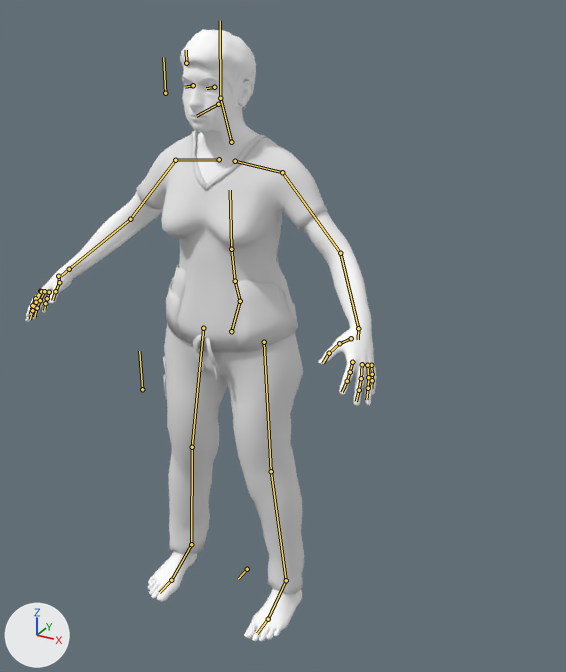
A saved change to the Blender file blend/woman/w2/w2_A.blend.
Both versions are drawn from a 50 mm camera at (1.3, -2.04, 2.06) aimed at (0.06, 0.22, 0.93). The axes (+X, +Y, +Z) are drawn at lower left. The lights are the same throughout. The bones that bend it are drawn over the model as lines.

Objects in the first picture: 'W2:Eyebrow002', 'W2:Female_generic', 'W2:Harvey_fscrubbottoms2', 'W2:Harvey_fscrubtop2', 'W2:High-poly', 'W2:Short02'.
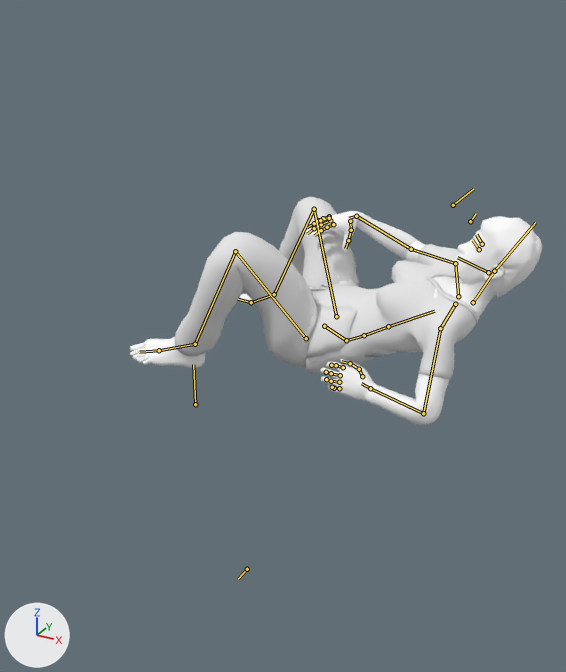
The newer file adds an action. The first version stands in its rest pose; the second is drawn at frame 77 of the action '0040_sit_with_help'.

Pixel boxes (x1, y1, x2, y2) of what changed, in the pictures (566 x 672 px):
'W2:Harvey_fscrubtop2', posed (10% narrower, 39% shorter): before (136, 131, 328, 353); after (306, 244, 479, 380)
'W2:Harvey_fscrubbottoms2', posed: before (163, 323, 304, 594); after (175, 197, 359, 368)
'W2:Female_generic', posed: before (25, 64, 376, 642); after (130, 211, 504, 425)
'W2:Short02', posed (16% narrower): before (180, 29, 256, 111); after (478, 216, 542, 297)
'W2:Eyebrow002', posed: before (182, 75, 223, 83); after (474, 236, 480, 247)
'W2:High-poly', posed (not visible afterwards): before (185, 84, 215, 90)
bone 'pelvis', root to tip: before (231, 331) to (240, 301); after (324, 326) to (346, 340)
bone 'spine_02', root to tip: before (235, 281) to (231, 249); after (364, 335) to (388, 326)
bone 'spine_03', root to tip: before (231, 249) to (230, 190); after (388, 326) to (434, 311)
bone 'upperarm_l', root to tip: before (282, 172) to (340, 253); after (440, 328) to (423, 413)
bone 'index_01_l', root to tip: before (352, 362) to (350, 372); after (343, 367) to (336, 365)
bone 'index_02_l', root to tip: before (350, 372) to (347, 381); after (336, 365) to (331, 365)
bone 'index_03_l', root to tip: before (347, 381) to (342, 392); after (331, 365) to (330, 366)
bone 'middle_01_l', root to tip: before (362, 364) to (361, 378); after (340, 375) to (331, 373)
bone 'middle_02_l', root to tip: before (361, 378) to (359, 390); after (331, 373) to (326, 372)
bone 'middle_03_l', root to tip: before (359, 390) to (356, 401); after (326, 372) to (324, 372)
bone 'pinky_01_l', root to tip: before (371, 365) to (372, 374); after (339, 388) to (334, 388)
bone 'pinky_02_l', root to tip: before (372, 374) to (372, 380); after (334, 388) to (332, 387)
bone 'pinky_03_l', root to tip: before (372, 380) to (371, 388); after (332, 387) to (330, 386)
bone 'ring_01_l', root to tip: before (367, 365) to (368, 377); after (339, 382) to (331, 381)
bone 'ring_02_l', root to tip: before (368, 377) to (368, 388); after (331, 381) to (326, 379)
bone 'ring_03_l', root to tip: before (368, 388) to (366, 399); after (326, 379) to (324, 379)
bone 'thumb_01_l', root to tip: before (351, 338) to (339, 343); after (362, 376) to (359, 369)
bone 'thumb_02_l', root to tip: before (339, 343) to (329, 353); after (359, 369) to (350, 363)
bone 'clavicle_r', root to tip: before (219, 159) to (175, 160); after (458, 296) to (455, 263)
bone 'upperarm_r', root to tip: before (175, 160) to (130, 219); after (455, 263) to (411, 249)
bone 'index_01_r', root to tip: before (40, 291) to (35, 298); after (333, 224) to (327, 227)
bone 'thumb_01_r', root to tip: before (58, 276) to (59, 282); after (350, 221) to (351, 230)
bone 'thumb_02_r', root to tip: before (59, 282) to (55, 291); after (351, 230) to (348, 240)
bone 'neck_01', root to tip: before (231, 142) to (220, 98); after (473, 302) to (494, 271)
bone 'head', root to tip: before (220, 98) to (220, 20); after (494, 271) to (535, 222)
bone 'foot_r', root to tip: before (191, 544) to (171, 580); after (274, 294) to (251, 302)

The edits, one by one:
Bone 'pelvis' (bone_pelvis) moves from (0.0, 0.0, 0.0) to (0.084, 0.15, -0.54).
Bone 'pelvis' (bone_pelvis) turns from (0, 0, 0) to (-17, -56, -96) degrees about its own x, y and z.
Bone 'spine_02' (bone_spine_02) turns from (0, 0, 0) to (14, 0, 2) degrees about its own x, y and z.
Bone 'spine_03' (bone_spine_03) turns from (0, 0, 0) to (5, 9, 5) degrees about its own x, y and z.
Bone 'upperarm_l' (bone_upperarm_l) turns from (0, 0, 0) to (42, 10, 6) degrees about its own x, y and z.
Bone 'index_01_l' (bone_index_01_l) turns from (0, 0, 0) to (19, -2, -10) degrees about its own x, y and z.
Bone 'index_02_l' (bone_index_02_l) turns from (0, 0, 0) to (16, 0, 0) degrees about its own x, y and z.
Bone 'index_03_l' (bone_index_03_l) turns from (0, 0, 0) to (16, 0, 0) degrees about its own x, y and z.
Bone 'middle_01_l' (bone_middle_01_l) turns from (0, 0, 0) to (16, 0, 0) degrees about its own x, y and z.
Bone 'middle_02_l' (bone_middle_02_l) turns from (0, 0, 0) to (16, 0, 0) degrees about its own x, y and z.
Bone 'middle_03_l' (bone_middle_03_l) turns from (0, 0, 0) to (16, 0, 0) degrees about its own x, y and z.
Bone 'pinky_01_l' (bone_pinky_01_l) turns from (0, 0, 0) to (17, 2, 8) degrees about its own x, y and z.
Bone 'pinky_02_l' (bone_pinky_02_l) turns from (0, 0, 0) to (16, 0, 0) degrees about its own x, y and z.
Bone 'pinky_03_l' (bone_pinky_03_l) turns from (0, 0, 0) to (16, 0, 0) degrees about its own x, y and z.
Bone 'ring_01_l' (bone_ring_01_l) turns from (0, 0, 0) to (16, 1, 4) degrees about its own x, y and z.
Bone 'ring_02_l' (bone_ring_02_l) turns from (0, 0, 0) to (16, 0, 0) degrees about its own x, y and z.
Bone 'ring_03_l' (bone_ring_03_l) turns from (0, 0, 0) to (16, 0, 0) degrees about its own x, y and z.
Bone 'thumb_01_l' (bone_thumb_01_l) turns from (0, 0, 0) to (8, 0, -7) degrees about its own x, y and z.
Bone 'thumb_02_l' (bone_thumb_02_l) turns from (0, 0, 0) to (15, -3, -6) degrees about its own x, y and z.
Bone 'hp.L' (bone_hp_l) moves from (0.0, 0.0, 0.0) to (-0.03, -0.346, -0.2).
Bone 'hp.L' (bone_hp_l) turns from (0, 0, 0) to (-16, 1, -5) degrees about its own x, y and z.
Bone 'clavicle_r' (bone_clavicle_r) turns from (0, 0, 0) to (25, 5, 1) degrees about its own x, y and z.
Bone 'upperarm_r' (bone_upperarm_r) turns from (0, 0, 0) to (9, -9, -2) degrees about its own x, y and z.
Bone 'index_01_r' (bone_index_01_r) turns from (0, 0, 0) to (-4, 7, 8) degrees about its own x, y and z.
Bone 'thumb_01_r' (bone_thumb_01_r) turns from (0, 0, 0) to (0, 2, -11) degrees about its own x, y and z.
Bone 'thumb_02_r' (bone_thumb_02_r) turns from (0, 0, 0) to (9, 4, -12) degrees about its own x, y and z.
Bone 'hp.R' (bone_hp_r) moves from (0.0, 0.0, 0.0) to (-0.241, 0.033, -0.171).
Bone 'hp.R' (bone_hp_r) turns from (0, 0, 0) to (-76, -7, 56) degrees about its own x, y and z.
Bone 'neck_01' (bone_neck_01) turns from (0, 0, 0) to (16, -1, 0) degrees about its own x, y and z.
Bone 'head' (bone_head) turns from (0, 0, 0) to (16, -6, 6) degrees about its own x, y and z.
Bone 'foot_r' (bone_foot_r) turns from (0, 0, 0) to (1, 7, 0) degrees about its own x, y and z.
Bone 'foot_control.L' (bone_foot_control_l) moves from (0.0, 0.0, 0.0) to (-0.626, 0.764, -0.299).
Bone 'foot_control.L' (bone_foot_control_l) turns from (0, 0, 0) to (5, -21, -6) degrees about its own x, y and z.
Bone 'heel_roll.L' (bone_heel_roll_l) turns from (0, 0, 0) to (-4, 1, -36) degrees about its own x, y and z.
Bone 'IK_pole.L' (bone_ik_pole_l) moves from (0.0, 0.0, 0.0) to (-0.11, 0.0, 0.017).
Bone 'foot_roll.L' (bone_foot_roll_l) turns from (0, 0, 0) to (-13, 0, -13) degrees about its own x, y and z.
Bone 'foot_control.R' (bone_foot_control_r) moves from (0.0, 0.0, 0.0) to (-0.285, 0.731, -1.069).
Bone 'foot_control.R' (bone_foot_control_r) turns from (0, 0, 0) to (0, -99, 0) degrees about its own x, y and z.
Bone 'IK_pole.R' (bone_ik_pole_r) moves from (0.0, 0.0, 0.0) to (0.392, -0.091, 0.478).
